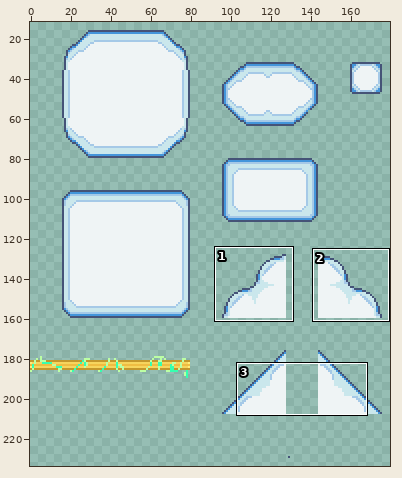
Two versions of one sprite sheet, Assets/0EX. Request_art_resources/Sky_Theme_tiles_reworked.png. The picture above shows the old version from afar; the outline marks the close-up.
Close-up. Before the commit:
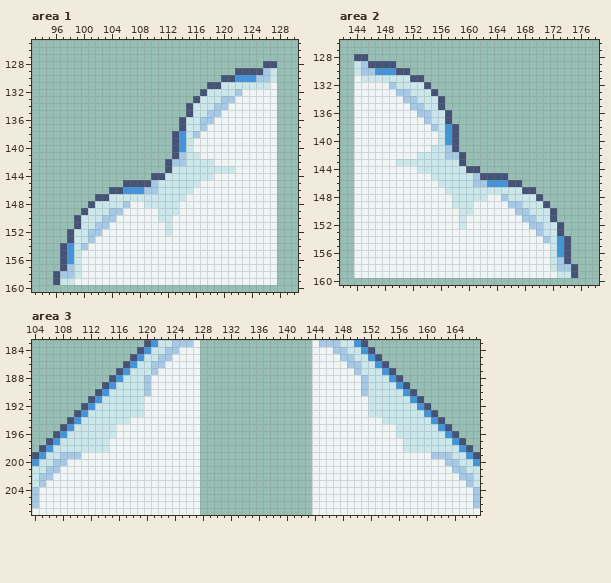
The file is 256x256 pixels. Pixels under 10% opacity are left out. Shown: area 1: x 93..130, y 125..160; area 2: x 142..178, y 126..160; area 3: x 104..167, y 183..207. The wide view leaves out empty margins.
Now the later version:
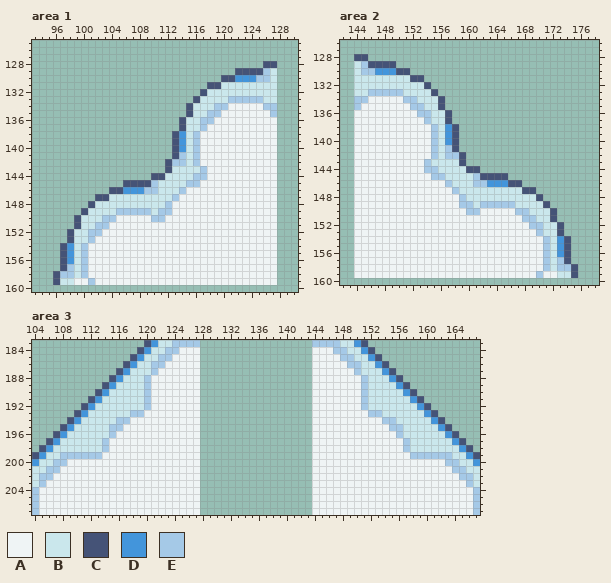
Palette (. is transparent): A #eff4f5  B #cae7ec  C #455377  D #4395db  E #a5c9e7
Author's note on the commit: 하늘타일 크리스탈
Change:
{"where": "area 1"}
{"y":131,"x":127,"old":"A","new":"B"}
{"y":132,"x":122,"old":"EAAAAA","new":"BBBBBB"}
{"y":133,"x":120,"old":"E","new":"B"}
{"y":133,"x":122,"old":"AAAAAA","new":"EEEEBB"}
{"y":134,"x":126,"old":"AA","new":"EE"}
{"y":135,"x":127,"old":"A","new":"E"}
{"y":139,"x":116,"old":"A","new":"E"}
{"y":140,"x":116,"old":"A","new":"E"}
{"y":141,"x":116,"old":"B","new":"E"}
{"y":142,"x":116,"old":"BBB","new":"EAA"}
{"y":143,"x":117,"old":"BBBBB","new":"EAAAA"}
{"y":144,"x":116,"old":"BBB","new":"EEA"}
{"y":145,"x":115,"old":"BB","new":"EE"}
{"y":146,"x":114,"old":"BB","new":"EA"}
{"y":147,"x":113,"old":"BB","new":"EA"}
{"y":148,"x":106,"old":"EAA","new":"BBB"}
{"y":148,"x":112,"old":"BB","new":"EA"}
{"y":149,"x":104,"old":"E","new":"B"}
{"y":149,"x":106,"old":"AAAAABBB","new":"EEEEBEEA"}
{"y":150,"x":110,"old":"ABB","new":"EEA"}
{"y":151,"x":112,"old":"B","new":"A"}
{"y":152,"x":112,"old":"B","new":"A"}
{"y":155,"x":100,"old":"A","new":"E"}
{"y":156,"x":100,"old":"A","new":"E"}
{"y":157,"x":100,"old":"A","new":"E"}
{"y":158,"x":100,"old":"A","new":"E"}
{"y":159,"x":101,"old":"A","new":"E"}
{"where": "area 2"}
{"y":131,"x":144,"old":"A","new":"B"}
{"y":132,"x":144,"old":"AAAAAE","new":"BBBBBB"}
{"y":133,"x":144,"old":"AAAAAA","new":"BBEEEE"}
{"y":133,"x":151,"old":"E","new":"B"}
{"y":134,"x":144,"old":"AA","new":"EE"}
{"y":135,"x":144,"old":"A","new":"E"}
{"y":139,"x":155,"old":"A","new":"E"}
{"y":140,"x":155,"old":"A","new":"E"}
{"y":141,"x":155,"old":"B","new":"E"}
{"y":142,"x":153,"old":"BBB","new":"AAE"}
{"y":143,"x":150,"old":"BBBBB","new":"AAAAE"}
{"y":144,"x":153,"old":"BBB","new":"AEE"}
{"y":145,"x":155,"old":"BB","new":"EE"}
{"y":146,"x":156,"old":"BB","new":"AE"}
{"y":147,"x":157,"old":"BB","new":"AE"}
{"y":148,"x":158,"old":"BB","new":"AE"}
{"y":148,"x":163,"old":"AAE","new":"BBB"}
{"y":149,"x":158,"old":"BBBAAAAA","new":"AEEBEEEE"}
{"y":149,"x":167,"old":"E","new":"B"}
{"y":150,"x":159,"old":"BBA","new":"AEE"}
{"y":151,"x":159,"old":"B","new":"A"}
{"y":152,"x":159,"old":"B","new":"A"}
{"y":155,"x":171,"old":"A","new":"E"}
{"y":156,"x":171,"old":"A","new":"E"}
{"y":157,"x":171,"old":"A","new":"E"}
{"y":158,"x":171,"old":"A","new":"E"}
{"y":159,"x":170,"old":"A","new":"E"}
{"where": "area 3"}
{"y":183,"x":127,"old":"A","new":"E"}
{"y":183,"x":144,"old":"A","new":"E"}
{"y":191,"x":120,"old":"A","new":"E"}
{"y":191,"x":151,"old":"A","new":"E"}
{"y":192,"x":120,"old":"A","new":"E"}
{"y":192,"x":151,"old":"A","new":"E"}
{"y":193,"x":118,"old":"BB","new":"EE"}
{"y":193,"x":152,"old":"BB","new":"EE"}
{"y":194,"x":116,"old":"BB","new":"EE"}
{"y":194,"x":154,"old":"BB","new":"EE"}
{"y":195,"x":115,"old":"BA","new":"EE"}
{"y":195,"x":155,"old":"AB","new":"EE"}
{"y":196,"x":115,"old":"B","new":"E"}
{"y":196,"x":156,"old":"B","new":"E"}
{"y":197,"x":114,"old":"B","new":"E"}
{"y":197,"x":157,"old":"B","new":"E"}
{"y":198,"x":114,"old":"B","new":"E"}
{"y":198,"x":157,"old":"B","new":"E"}
{"y":199,"x":111,"old":"AAA","new":"EEE"}
{"y":199,"x":158,"old":"AAA","new":"EEE"}
{"y":207,"x":104,"old":"A","new":"E"}
{"y":207,"x":167,"old":"A","new":"E"}
